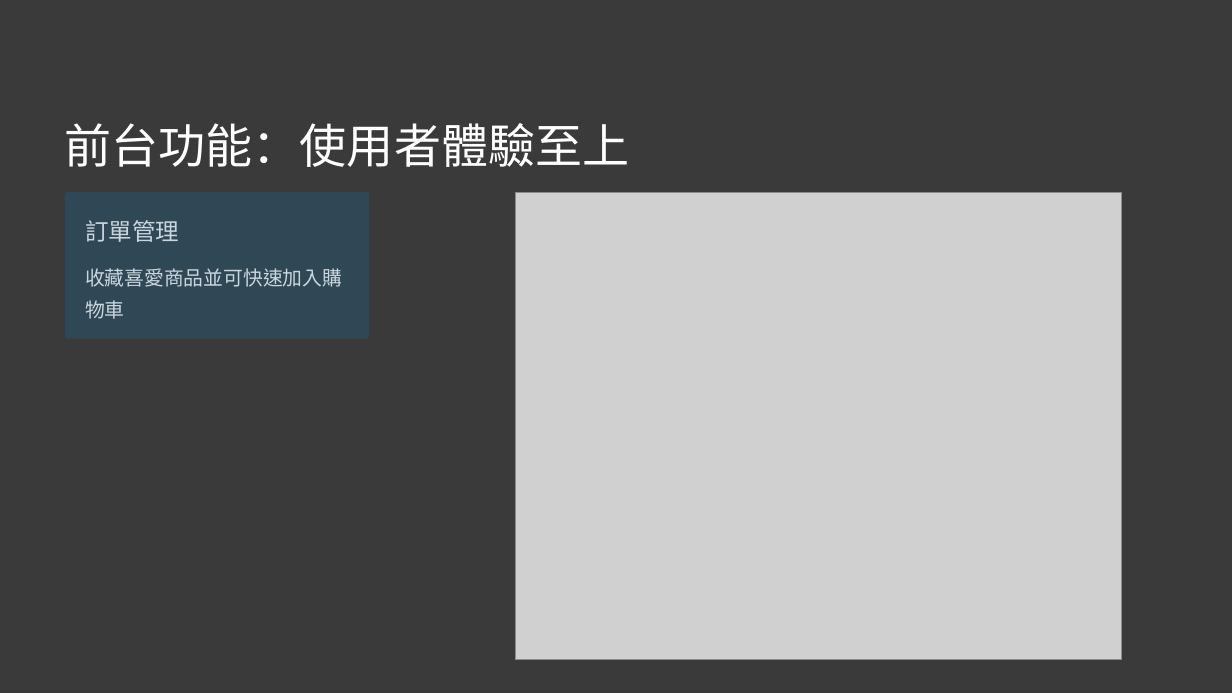
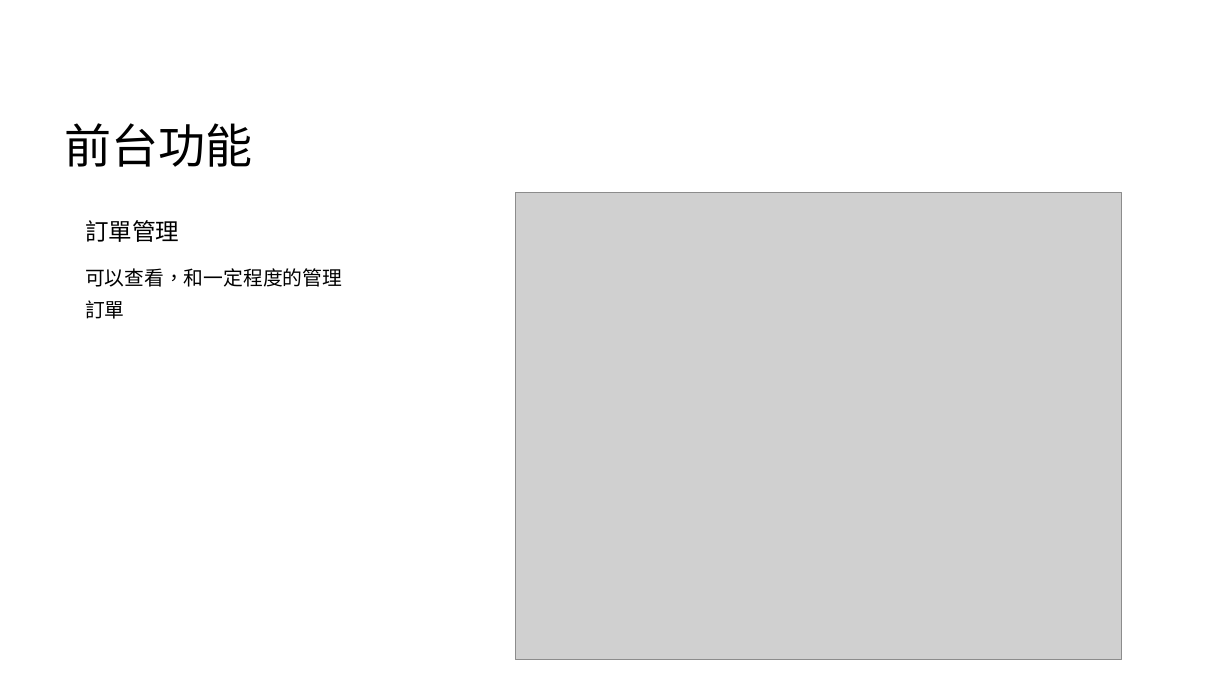
Before and after one commit to Balabababala/shoppingProject, a slide deck: slide 12 of 說明用工具/張允豪 購物網站 專題 ver.0.1.pptx (slide 15 before the commit). Drawn at 1232x693 pixels with LibreOffice and Linux fonts; fonts in the diff are those of the drawing; grey boxes stand for pictures. Boxes give left, top, right and bottom in pixels: in the first picture for what was removed or moved away, otherwise in the second. Text is boxed around its words. In the diff, an @@ line names an element or a change of style, - is before the commit and + after.

```diff
--- a/說明用工具/張允豪 購物網站 專題 ver.0.1.pptx
+++ b/說明用工具/張允豪 購物網站 專題 ver.0.1.pptx
@@ background #3A3A3A to #FFFFFF @@
@@ text at [65,123,253,167]: text changed; text colour #FFFFFF to #000000 @@
-前台功能：使用者體驗至上
+前台功能
@@ rounded rectangle removed at [65,192,369,339] @@
@@ text "訂單管理" at [85,220,179,242]: text colour #CAD6DE to #000000 @@
@@ text at [85,268,342,319]: text changed; text colour #CAD6DE to #000000 @@
-收藏喜愛商品並可快速加入購物車
+可以查看，和一定程度的管理訂單
```
Also in this commit, not shown: 19 other slides changed, 2 slides added, 3 slides removed, 36 other files.
